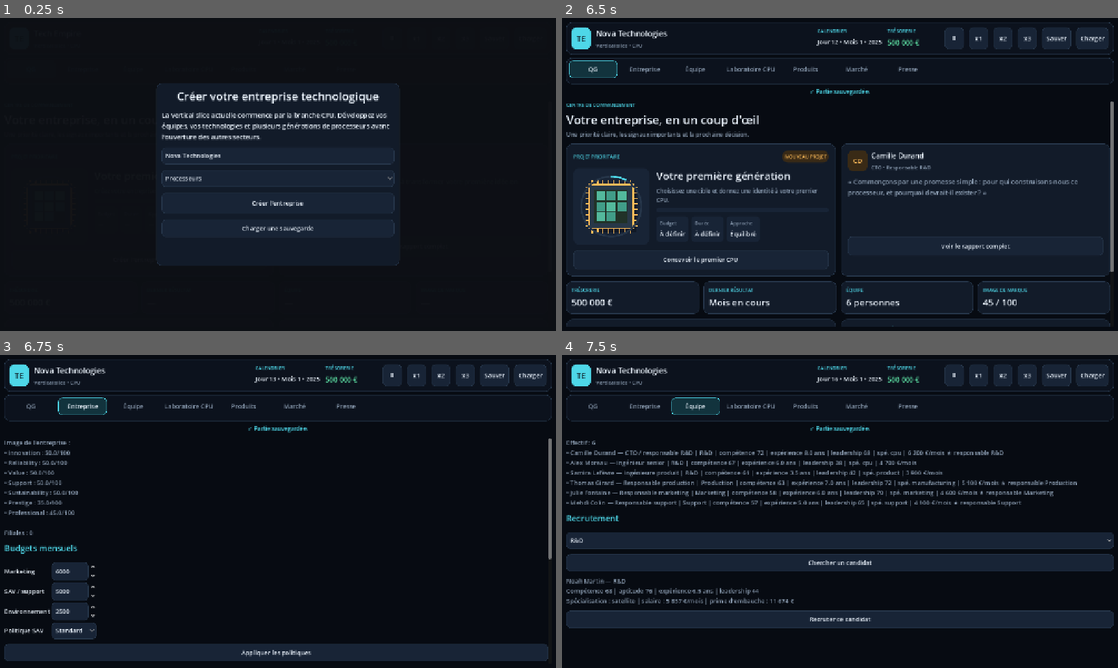
Above: before the commit, frames 1-4 (two rows, left to right).
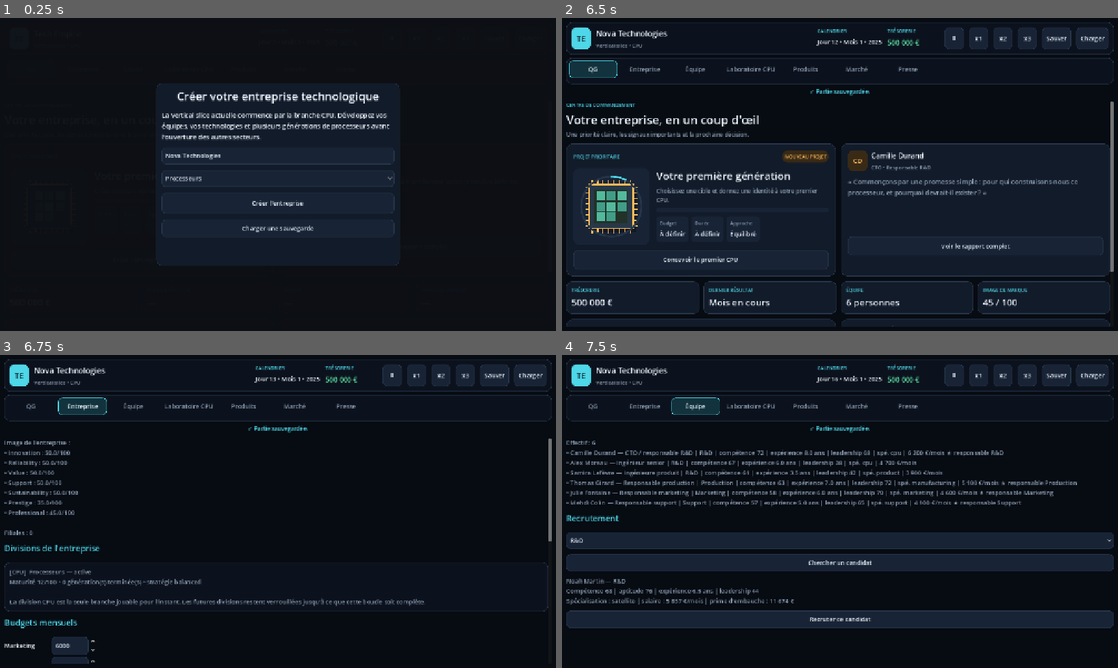
Above: after the commit, the same moments.

Repository: vadorus/addonhardwaregame2d
Game: Godot game, scene res://main.tscn
Two runs of this game, one before a commit and one after it. Both use one fixed random seed, a clock stepped at 60 frames per second and the inputs below.
Inputs:
- Up to frame 1 (0.25 s): no input
- Up to frame 2 (6.5 s): click "Charger" at 0.5 s; click "Créer l'entreprise" at 1.25 s; click "Ⅱ" at 2 s; click "x1" at 2.75 s; click "x2" at 3.5 s; click "x3" at 4.25 s; click "Sauver" at 5 s; click "QG" at 5.75 s
- Up to frame 3 (6.75 s): click "Entreprise" at 6.5 s
- Up to frame 4 (7.5 s): click "Équipe" at 7.25 s

Frames 1-2 are identical in both runs. In frame 3, 8.5% of the frame differs, in the area x 0-100%, y 59-99%; in frame 4, nothing differs.

Commit message:
feat: documenter la vision et ajouter le socle des divisions
Centralise les décisions de game design, détaille la vertical slice CPU et la direction artistique, puis ajoute une division CPU persistante avec migration des sauvegardes et tests.

Diff:
--- a/main.gd
+++ b/main.gd
@@ -28,6 +28,7 @@
 var dashboard_label: Label
 var alerts_label: Label
 var company_rep_label: Label
+var division_label: Label
 var staff_label: Label
 var candidate_label: Label
 var tech_label: Label
@@ -120,6 +121,7 @@
 	Economy.month_closed.connect(_on_month_closed)
 	CompanyManager.company_changed.connect(_refresh_all)
 	CompanyManager.reputation_changed.connect(_refresh_all)
+	DivisionManager.divisions_changed.connect(_refresh_all)
 	PersonnelManager.staff_changed.connect(_refresh_all)
 	PersonnelManager.candidate_changed.connect(func(_c): _refresh_personnel())
 	ResearchManager.projects_changed.connect(_refresh_all)
@@ -403,6 +405,11 @@
 	var box: VBoxContainer = scroll.get_child(0)
 	company_rep_label = _rich_label()
 	box.add_child(company_rep_label)
+	box.add_child(_section("Divisions de l'entreprise"))
+	var division_card := _card(APP_SHELL, 12, 12)
+	division_label = _rich_label()
+	division_card.add_child(division_label)
+	box.add_child(division_card)
 	box.add_child(_section("Budgets mensuels"))
 	var grid := GridContainer.new(); grid.columns = 2; box.add_child(grid)
 	grid.add_child(_label("Marketing",14)); policy_marketing = _spin(0,200000,1000,6000); grid.add_child(policy_marketing)
@@ -1155,15 +1162,31 @@
 			dashboard_market_outlook_label.text = "\n".join(lines)
 
 func _refresh_company():
-	if company_rep_label==null or not CompanyManager.created: return
-	var r:=CompanyManager.reputation
-	var lines:=["Image de l'entreprise :"]
-	for key in ["innovation","reliability","value","support","sustainability","prestige","professional"]: lines.append("• %s : %.1f/100" % [key.capitalize(),float(r[key])])
+	if company_rep_label == null or not CompanyManager.created:
+		return
+	var r := CompanyManager.reputation
+	var lines := ["Image de l'entreprise :"]
+	for key in ["innovation", "reliability", "value", "support", "sustainability", "prestige", "professional"]:
+		lines.append("• %s : %.1f/100" % [key.capitalize(), float(r[key])])
 	lines.append("\nFiliales : %d" % CompanyManager.subsidiaries.size())
-	for sub in CompanyManager.subsidiaries: lines.append("• %s — %s — capital %s €" % [str(sub.name),str(sub.sector),_money(int(sub.capital))])
-	company_rep_label.text="\n".join(lines)
-	policy_marketing.value=float(CompanyManager.policies.marketing_budget); policy_support.value=float(CompanyManager.policies.support_budget); policy_environment.value=float(CompanyManager.policies.environment_budget)
-	_select_meta(policy_support_level,str(CompanyManager.policies.support_level)); _refresh_leader_choices()
+	for sub in CompanyManager.subsidiaries:
+		lines.append("• %s — %s — capital %s €" % [str(sub.name), str(sub.sector), _money(int(sub.capital))])
+	company_rep_label.text = "\n".join(lines)
+
+	var division_lines: Array[String] = []
+	for sector_value in DivisionManager.get_active_division_keys():
+		var sector := str(sector_value)
+		var division := DivisionManager.get_division(sector)
+		division_lines.append("[CPU]  %s — active" % str(division.get("label", sector)))
+		division_lines.append("Maturité %.0f/100 • %d génération(s) terminée(s) • stratégie %s" % [float(division.get("maturity", 0.0)), int(division.get("generation_count", 0)), str(division.get("strategy", "BALANCED")).to_lower()])
+	division_lines.append("\nLa division CPU est la seule branche jouable pour l'instant. Les futures divisions restent verrouillées jusqu'à ce que cette boucle soit complète.")
+	division_label.text = "\n".join(division_lines)
+
+	policy_marketing.value = float(CompanyManager.policies.marketing_budget)
+	policy_support.value = float(CompanyManager.policies.support_budget)
+	policy_environment.value = float(CompanyManager.policies.environment_budget)
+	_select_meta(policy_support_level, str(CompanyManager.policies.support_level))
+	_refresh_leader_choices()
 
 func _apply_policies():
 	CompanyManager.policies.marketing_budget=int(policy_marketing.value); CompanyManager.policies.support_budget=int(polic …(242 unchanged characters)…
--- a/project.godot
+++ b/project.godot
@@ -14,7 +14,7 @@
 
 [application]
 
-config/name="Tech Empire Prototype V0.2.5 — CPU Design Lab"
+config/name="Tech Empire Prototype V0.2.6 — Company Divisions"
 run/main_scene="uid://e28phl1nvy5i"
 config/features=PackedStringArray("4.7", "Forward Plus")
 config/icon="res://icon.svg"
@@ -24,6 +24,7 @@
 GameData="*res://scripts/GameData.gd"
 Economy="*res://scripts/EconomyManager.gd"
 CompanyManager="*res://scripts/CompanyManager.gd"
+DivisionManager="*res://scripts/DivisionManager.gd"
 PersonnelManager="*res://scripts/PersonnelManager.gd"
 ResearchManager="*res://scripts/ResearchManager.gd"
 PatentManager="*res://scripts/PatentManager.gd"
--- /dev/null
+++ b/scripts/DivisionManager.gd
@@ -0,0 +1,115 @@
+extends Node
+
+signal divisions_changed
+signal division_milestone(division, message)
+
+const STATUS_ACTIVE := "ACTIVE"
+const STATUS_LOCKED := "LOCKED"
+const STRATEGIES := ["BALANCED", "PERFORMANCE", "EFFICIENCY", "RELIABILITY", "INNOVATION"]
+
+var divisions: Dictionary = {}
+
+func reset(starting_sector: String = "CPU") -> void:
+	_build_defaults(starting_sector)
+	divisions_changed.emit()
+
+func _build_defaults(starting_sector: String) -> void:
+	divisions = {}
+	for sector_value in GameData.get_sector_keys():
+		var sector := str(sector_value)
+		var status := STATUS_ACTIVE if sector == starting_sector and GameData.is_sector_active(sector) else STATUS_LOCKED
+		divisions[sector] = _new_division(sector, status)
+	if not divisions.has("CPU"):
+		divisions["CPU"] = _new_division("CPU", STATUS_ACTIVE)
+	# La vertical slice doit toujours rester récupérable, y compris depuis une ancienne sauvegarde.
+	divisions["CPU"].status = STATUS_ACTIVE
+
+func _new_division(sector: String, status: String) -> Dictionary:
+	var sector_data: Dictionary = GameData.SECTORS.get(sector, {})
+	return {
+		"id": sector,
+		"sector": sector,
+		"label": str(sector_data.get("label", sector)),
+		"status": status,
+		"strategy": "BALANCED",
+		"maturity": 12.0 if status == STATUS_ACTIVE else 0.0,
+		"generation_count": 0,
+		"leader_id": "",
+		"monthly_budget": 0
+	}
+
+func get_active_division_keys() -> Array:
+	var result: Array = []
+	for sector_value in divisions.keys():
+		var sector := str(sector_value)
+		if is_operational(sector):
+			result.append(sector)
+	result.sort()
+	return result
+
+func get_division(sector: String) -> Dictionary:
+	return divisions.get(sector, {}).duplicate(true)
+
+func is_operational(sector: String) -> bool:
+	if not divisions.has(sector) or not GameData.is_sector_active(sector):
+		return false
+	return str(divisions[sector].get("status", STATUS_LOCKED)) == STATUS_ACTIVE
+
+func set_strategy(sector: String, strategy: String) -> bool:
+	if not is_operational(sector) or not STRATEGIES.has(strategy):
+		return false
+	divisions[sector].strategy = strategy
+	divisions_changed.emit()
+	return true
+
+func set_monthly_budget(sector: String, amount: int) -> bool:
+	if not is_operational(sector):
+		return false
+	divisions[sector].monthly_budget = maxi(amount, 0)
+	divisions_changed.emit()
+	return true
+
+func set_leader(sector: String, employee_id: String) -> bool:
+	if not is_operational(sector):
+		return false
+	divisions[sector].leader_id = employee_id
+	divisions_changed.emit()
+	return true
+
+func record_completed_generation(sector: String) -> void:
+	if not is_operational(sector):
+		return
+	var division: Dictionary = divisions[sector]
+	division.generation_count = int(division.get("generation_count", 0)) + 1
+	division.maturity = clampf(float(division.get("maturity", 0.0)) + 6.0, 0.0, 100.0)
+	var message := "%s gagne en maturité après une génération terminée." % str(division.get("label", sector))
+	division_milestone.emit(division.duplicate(true), message)
+	divisions_changed.emit()
+
+func get_state() -> Dictionary:
+	return {"divisions": divisions.duplicate(true)}
+
+func load_state(state: Dictionary) -> void:
+	var starting_sector := str(CompanyManager.starting_sector) if CompanyManager.created else "CPU"
+	_build_defaults(starting_sector)
+	var saved_value = state.get("divisions", {})
+	if typeof(saved_value) == TYPE_DICTIONARY:
+		var saved: Dictionary = saved_value
+		for sector_value in saved.keys():
+			var sector := str(sector_value)
+			if not divisions.has(sector) or typeof(saved[sector_value]) != TYPE_DICTIONARY:
+				continue
+			var source: Dictionary = saved[sector_value]
+			var target: Dictionary = divisions[sector]
+			target.strategy = str(source.get("strategy", target.strategy))
+			if not STRATEGIES.has(str(target.strategy)):
+				target.strategy = "BALANCED"
+			target.maturity = clampf(float(source.get("maturity", target.maturity)), 0.0, 100.0)
+			target.generation_count = maxi(int(source.get("generation_count", 0)), 0)
+			target.leader_id = str(source.get("leader_id", ""))
+			target.monthly_budget = maxi(int(source.get("monthly_budget", 0)), 0)
+			var requested_status := str(source.get("status", target.status))
+			target.status = STATUS_ACTIVE if requested_status == STATUS_ACTIVE and GameData.is_sector_active(sector) else STATUS_LOCKED
+	# Migration des sauvegardes V3 et antérieures : la division CPU n'existait pas encore.
+	divisions["CPU"].status = STATUS_ACTIVE
+	divisions_changed.emit()
--- a/scripts/ProductManager.gd
+++ b/scripts/ProductManager.gd
@@ -52,6 +52,7 @@
 	}
 	_next_id += 1
 	products.append(product)
+	DivisionManager.record_completed_generation(str(project.sector))
 	products_changed.emit()
 
 func launch_product(product_id: String, price: int, production_capacity: int) -> bool:
--- a/scripts/ResearchManager.gd
+++ b/scripts/ResearchManager.gd
@@ -27,7 +27,7 @@
 	projects_changed.emit()
 
 func start_project(project_name: String, sector: String, segment: String, approach: String, focus: String, monthly_budget: int, cpu_design: Dictionary = {}) -> bool:
-	if not GameData.is_sector_active(sector):
+	if not GameData.is_sector_active(sector) or not DivisionManager.is_operational(sector):
 		return false
 	if Economy.money < maxi(monthly_budget, 10000):
 		return false
--- a/scripts/SaveManager.gd
+++ b/scripts/SaveManager.gd
@@ -3,16 +3,18 @@
 signal save_completed(ok, message)
 
 const SAVE_PATH := "user://tech_empire_save.json"
+const SAVE_VERSION := 4
 
 func save_game():
 	if not CompanyManager.created:
 		save_completed.emit(false, "Aucune partie à sauvegarder.")
 		return
 	var state := {
-		"version":3,
+		"version":SAVE_VERSION,
 		"time":TimeManager.get_state(),
 		"economy":Economy.get_state(),
 		"company":CompanyManager.get_state(),
+		"divisions":DivisionManager.get_state(),
 		"personnel":PersonnelManager.get_state(),
 		"research":ResearchManager.get_state(),
 		"patents":PatentManager.get_state(),
@@ -43,6 +45,7 @@
 		return false
 	var state: Dictionary = parsed
 	CompanyManager.load_state(state.get("company", {}))
+	DivisionManager.load_state(state.get("divisions", {}))
 	Economy.load_state(state.get("economy", {}))
 	PersonnelManager.load_state(state.get("personnel", {}))
 	ResearchManager.load_state(state.get("research", {}))
--- a/scripts/SimulationManager.gd
+++ b/scripts/SimulationManager.gd
@@ -6,6 +6,7 @@
 	var active_sector := starting_sector if GameData.is_sector_active(starting_sector) else "CPU"
 	TimeManager.reset()
 	CompanyManager.reset(company_name, active_sector, 500_000)
+	DivisionManager.reset(active_sector)
 	PersonnelManager.reset(active_sector)
 	ResearchManager.reset(active_sector)
 	PatentManager.reset()
--- a/tests/smoke_test.gd
+++ b/tests/smoke_test.gd
@@ -10,6 +10,12 @@
 		return
 	if GameData.get_active_sector_keys() != ["CPU"]:
 		_fail("CPU must be the only active sector")
+		return
+	if DivisionManager.get_active_division_keys() != ["CPU"]:
+		_fail("CPU must be the only operational company division")
+		return
+	if DivisionManager.is_operational("GPU"):
+		_fail("Future divisions must remain locked")
 		return
 	var forbidden: bool = ResearchManager.start_project("Forbidden GPU", "GPU", "MAINSTREAM", "INTERNAL", "PERFORMANCE", 42_000)
 	if forbidden:
@@ -67,6 +73,19 @@
 		_fail("Legacy R&D save was not migrated to a CPU design")
 		return
 
+	DivisionManager.record_completed_generation("CPU")
+	var division_state := DivisionManager.get_state()
+	DivisionManager.reset("CPU")
+	DivisionManager.load_state(division_state)
+	var restored_cpu := DivisionManager.get_division("CPU")
+	if int(restored_cpu.get("generation_count", 0)) != 1 or float(restored_cpu.get("maturity", 0.0)) <= 12.0:
+		_fail("Division progress did not survive a save round-trip")
+		return
+	DivisionManager.load_state({})
+	if DivisionManager.get_active_division_keys() != ["CPU"]:
+		_fail("Legacy V3 save was not migrated to the CPU division")
+		return
+
 	print("[CI] Smoke test passed")
 	get_tree().quit(0)
 
Not shown, changed: README.md
Not shown, added: docs/CPU_VERTICAL_SLICE.md
Not shown, added: docs/DESIGN_BIBLE.md
Not shown, changed: docs/ROADMAP.md
Not shown, added: docs/UX_ART_DIRECTION.md
